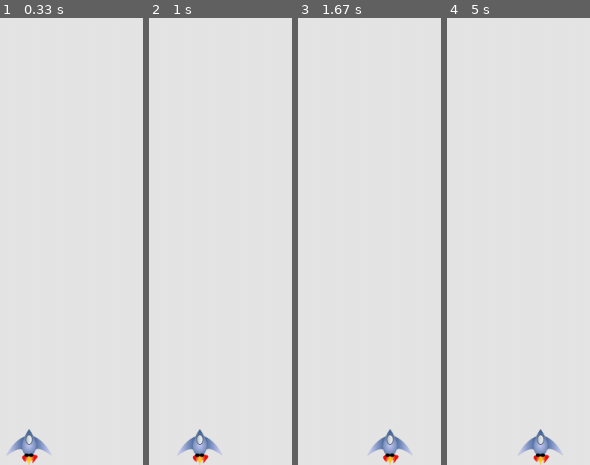
Above: before the commit, frames 1-4 (left to right).
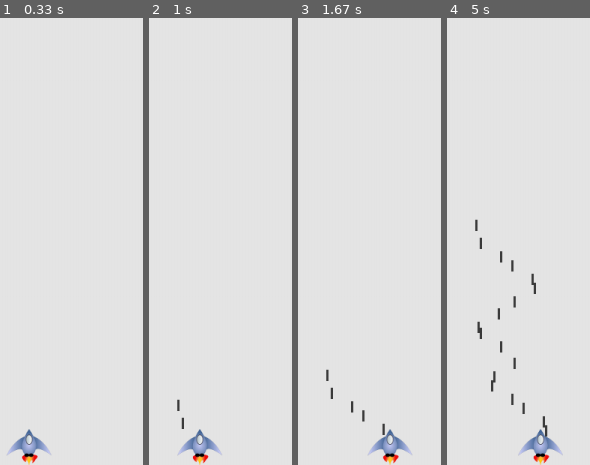
Above: after the commit, the same moments.

Repository: cegarc5579/PyGame_Proj
Game: pygame game, started from alien_invasion.py
Same seed, same stepped clock (60 frames per second), same inputs: the game is played once before the commit and once after it.
Inputs:
- Up to frame 1 (0.33 s): no input
- Up to frame 2 (1 s): tap Space at 0.33, 0.73 s; hold Right from 0.67 s (still down)
- Up to frame 3 (1.67 s): tap Space at 1.03, 1.23, 1.53 s; release Right at 1.13 s; hold Right 1.17-1.63 s
- Up to frame 4 (5 s): hold Left 1.67-2.2 s; tap Space at 1.73, 2.03, 2.3, 2.6, 2.73, 3.03, 3.4, 3.7, 3.9, 4.2, 4.4, 4.7, 4.9 s; hold Left 2.23-2.63 s; hold Right 2.67-3.3 s; hold Left 3.33-3.8 s; hold Right 3.83-4.3 s; hold Right 4.33-4.8 s; hold Left from 4.83 s (still down)

Frame 1 is identical in both runs. In frame 2, 0.1% of the frame differs, in the area x 19-25%, y 85-92%; in frame 3, 0.3%; in frame 4, 1.0%, in the area x 19-71%, y 44-94%.

Commit message:
fixed fire button

Diff:
--- a/alien_invasion.py
+++ b/alien_invasion.py
@@ -91,9 +91,9 @@
          #this calls on the color that we set in the init method
         self.screen.fill(self.bg_color)
         self.ship.blitme()
-        pygame.display.flip()
         for bullet in self.bullets.sprites():
             bullet.draw_bullet()
+        pygame.display.flip()
 
 if __name__ == '__main__':
     ai = AlienInvasion()
